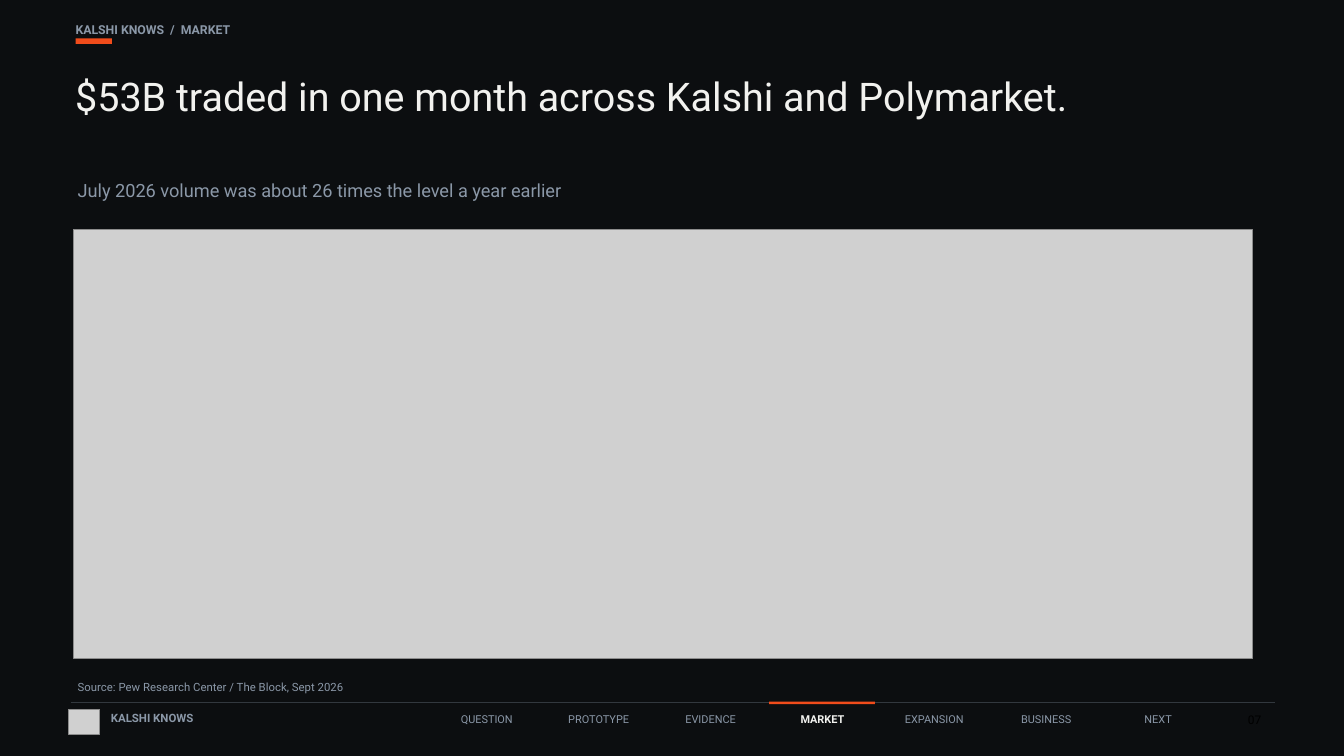
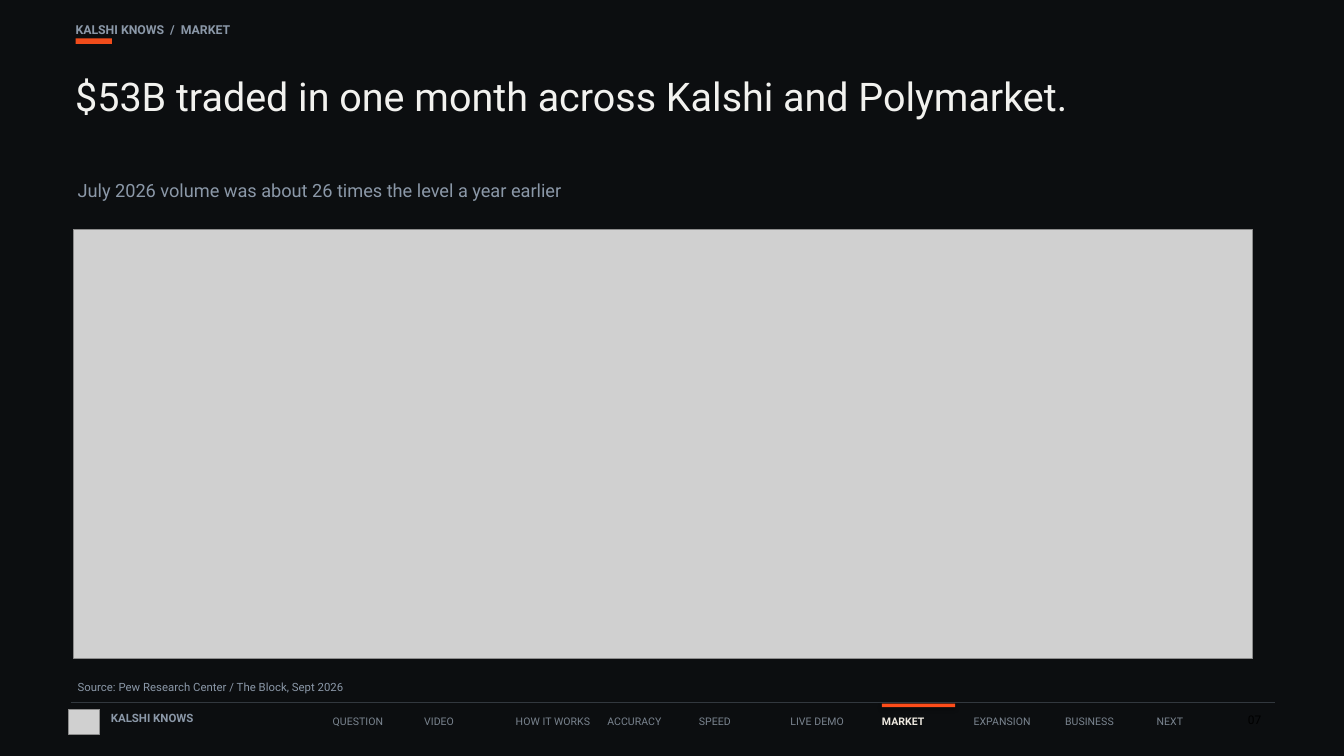
Before and after one commit to faisal-nabulsi/kalshi-knows, a slide deck: slide 7 of slides/Kalshi_Knows_FINAL.pptx. Drawn at 1344x756 pixels with LibreOffice and Linux fonts; fonts in the diff are those of the drawing; grey boxes stand for pictures. Boxes give left, top, right and bottom in pixels: in the first picture for what was removed or moved away, otherwise in the second. Text is boxed around its words. In the diff, an @@ line names an element or a change of style, - is before the commit and + after.

```diff
--- a/slides/Kalshi_Knows_FINAL.pptx
+++ b/slides/Kalshi_Knows_FINAL.pptx
@@ size 7.8 to 7.5 pt, text colour #8B98A8 to #7A848F; alignment centre to left; vertical alignment middle to top in 4 elements at <box>1157,717,1183,725</box>, <box>1065,717,1114,725</box>, <box>974,717,1031,725</box>, <box>333,717,383,726</box> @@
@@ text "QUESTION": place and size @@
-text "QUESTION" at <box>461,715,513,724</box>
+text "QUESTION" at <box>333,717,383,726</box>
@@ text added at <box>424,717,454,725</box>, 7.5 pt, text #7A848F @@
+VIDEO
@@ text added at <box>516,717,590,725</box>, 7.5 pt, text #7A848F @@
+HOW IT WORKS
@@ text removed at <box>568,715,629,723</box> @@
-PROTOTYPE
@@ text added at <box>607,717,661,725</box>, 7.5 pt, text #7A848F @@
+ACCURACY
@@ text removed at <box>685,715,736,723</box> @@
-EVIDENCE
@@ text added at <box>699,717,731,725</box>, 7.5 pt, text #7A848F @@
+SPEED
@@ text added at <box>790,717,843,725</box>, 7.5 pt, text #7A848F @@
+LIVE DEMO
@@ text "MARKET": place and size @@
-text "MARKET" at <box>801,715,845,723</box>
+text "MARKET" at <box>882,717,924,725</box>
@@ text "MARKET" at <box>882,717,924,725</box>: size 7.8 to 7.5 pt, text colour #F2F2EF to #EDE8DF; alignment centre to left; vertical alignment middle to top @@
@@ rectangle: place and size @@
-rectangle at <box>769,702,875,705</box>
+rectangle at <box>882,704,956,708</box>
@@ rectangle at <box>882,704,956,708</box>: fill #F14C1B to #FF4D1A; shadow on @@
@@ text "EXPANSION": place and size @@
-text "EXPANSION" at <box>905,715,964,723</box>
+text "EXPANSION" at <box>974,717,1031,725</box>
@@ text "BUSINESS": place and size @@
-text "BUSINESS" at <box>1021,715,1071,723</box>
+text "BUSINESS" at <box>1065,717,1114,725</box>
@@ text "NEXT": place and size @@
-text "NEXT" at <box>1144,715,1171,723</box>
+text "NEXT" at <box>1157,717,1183,725</box>
```
Also in this commit, not shown: 9 other slides changed, 1 other file.
